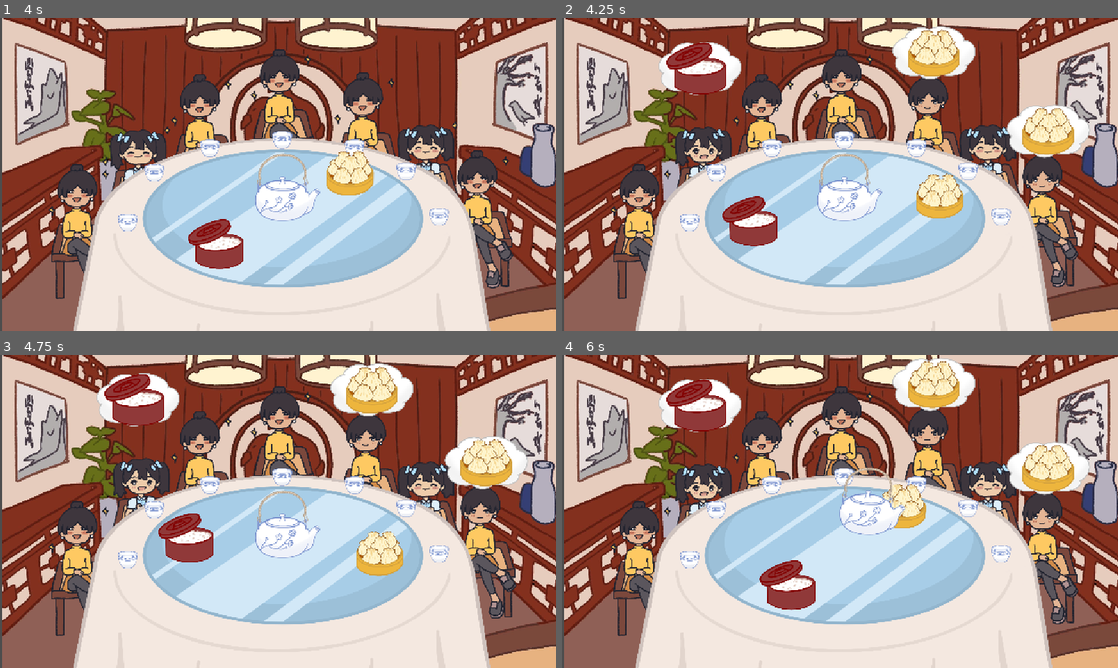
Above: before the commit, frames 1-4 (two rows, left to right).
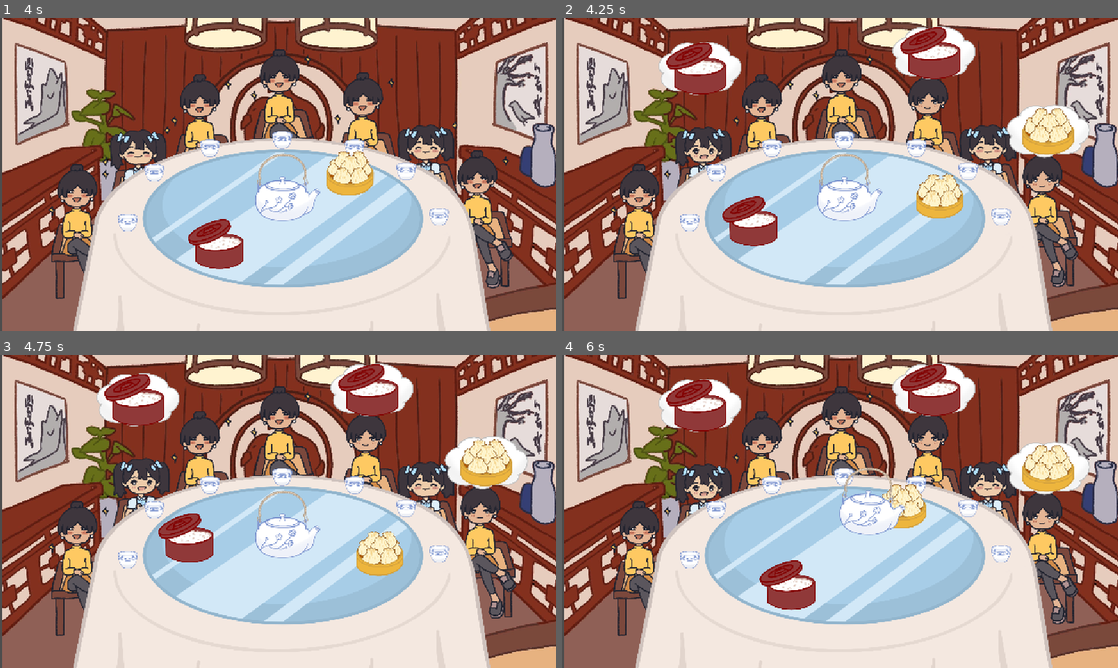
Above: after the commit, the same moments.

Repository: game-dev-besties/lupe_game
Game: Godot game, scene res://scenes/cutscene.tscn
Two runs of this game, one before a commit and one after it. Both use one fixed random seed, a clock stepped at 60 frames per second and the inputs below.
Inputs (mouse positions are in pixels of both pictures, inside the frame that each line leads up to):
- Up to frame 1 (4 s): click "SKIP" at 0.5 s; tap Enter (ui_accept) at 1.25, 2, 2.75 s; drag from (283, 196) to (155, 168) at 1.27 s; drag from (378, 208) to (189, 208) at 2.02 s; hold Right (ui_right) 2.78-3.5 s; click (189, 208) at 2.92 s; drag from (250, 237) to (155, 168) at 3.52 s
- Up to frame 2 (4.25 s): no input
- Up to frame 3 (4.75 s): move the mouse to (444, 558) at 4.27 s; hold Left (ui_left) from 4.28 s (still down); tap Enter (ui_accept) at 4.52 s
- Up to frame 4 (6 s): release Left (ui_left) at 5 s; drag from (673, 464) to (940, 542) at 5.02 s; move the mouse to (867, 511) at 5.77 s; hold Space (brake) from 5.78 s (still down); click (867, 511) at 5.92 s

Frame 1 is identical in both runs. In frame 2, 1.4% of the frame differs, in the area x 60-72%, y 2-20%; in frame 3, 1.4%; in frame 4, 3.0%, in the area x 57-75%, y 1-56%.

Commit message:
Fixed Bug where NPC is happy but has desire

Diff:
--- a/scripts/npc.gd
+++ b/scripts/npc.gd
@@ -30,7 +30,8 @@
 
 func init(data: Dictionary):
 	self.name = data.get("name", "NPC")
-	self.desired_item_name = data.get("desire", "")
+	self.desired_item_name = ""
+	self.current_state = "happy"
 	self.consumption_timer = data.get("timer", 1.0)
 	happy_animation = self.name + "_happy"
 	neutral_animation = self.name + "_neutral"
@@ -68,9 +69,7 @@
 							number_of_requests = all_requests[node.item_name]
 						if node.quantity - number_of_requests > 0:
 							dishes_on_the_table.append(node.item_name)
-					#if node is NPC:
-						#if node.current_state != "happy":
-							#dishes_on_the_table.append(node.desired_item_name)
+
 				if dishes_on_the_table.size() > 0:
 					desired_item_name = dishes_on_the_table[randi() % dishes_on_the_table.size()]
 				else:
Not shown: 1 places in scenes/cutscene.tscn that only renumber resources
